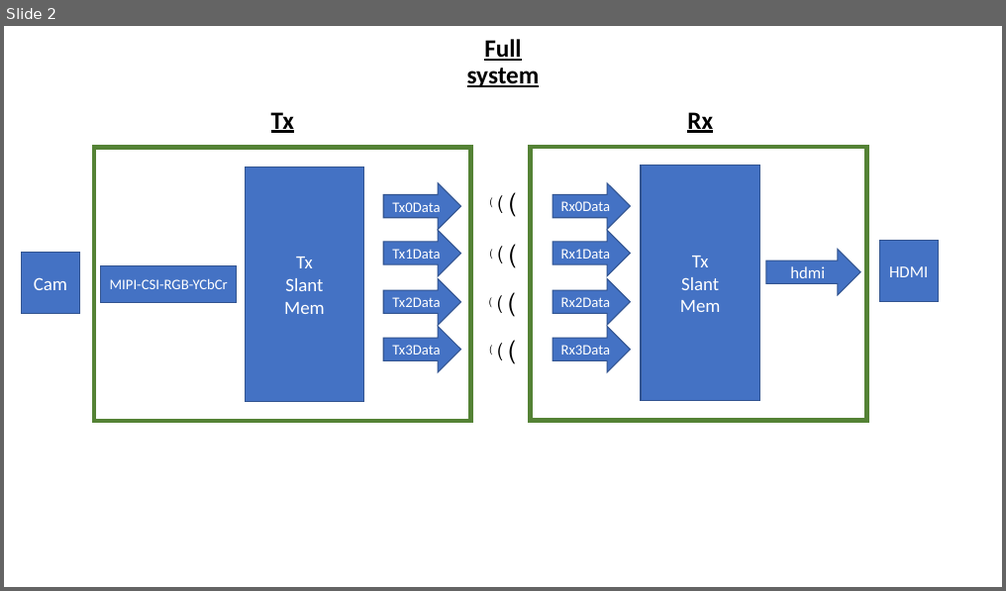
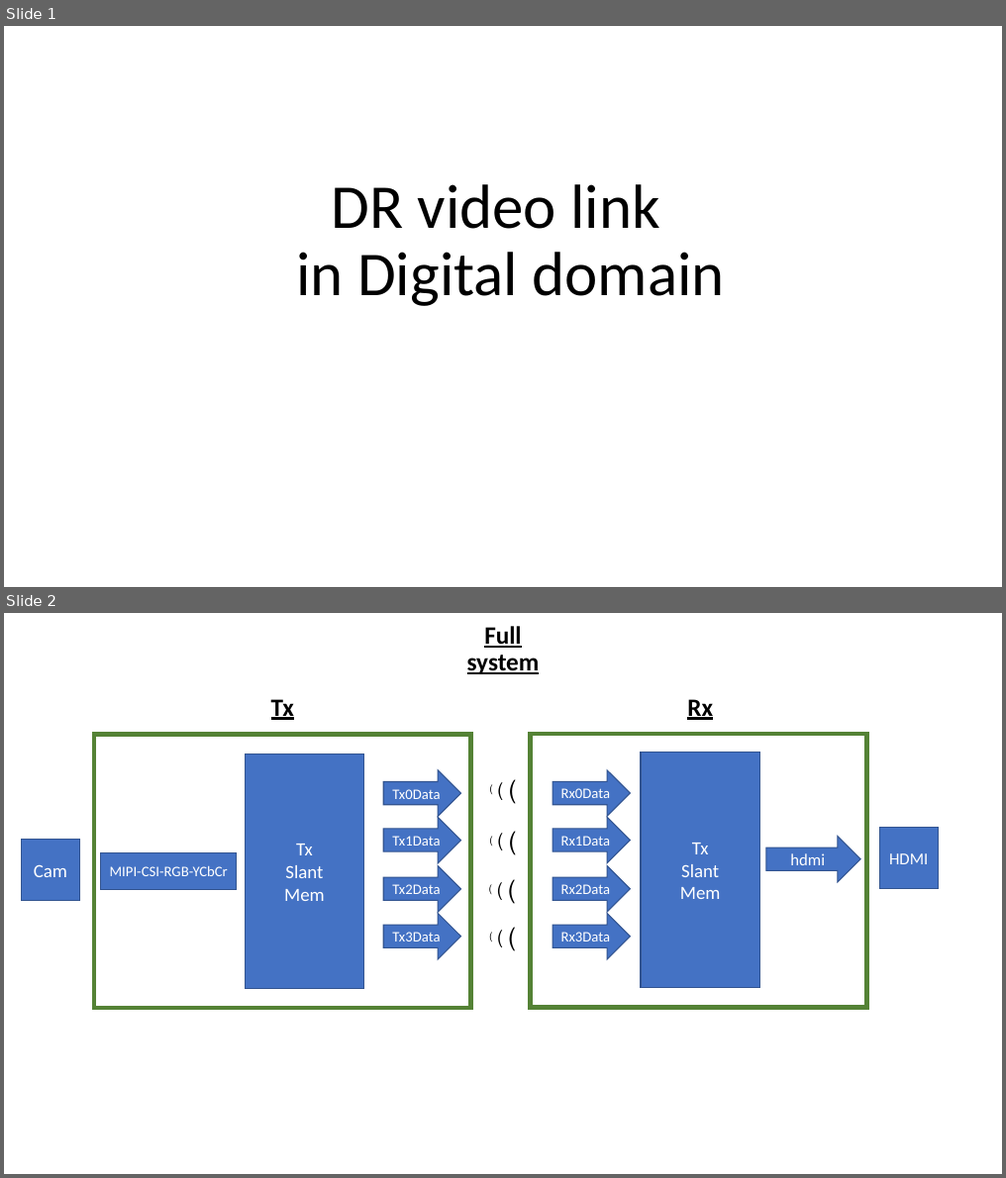
Before and after one commit to zahike/Drone_cam, a slide deck: scripts/Drone_Cam_Proj.pptx. Shown one above the other, each under a label of ours: slide 2 before the commit, slides 1 and 2 after it. The pictures are 1006x591 and 1006x1178 pixels, drawn with LibreOffice and Linux fonts; fonts in the diff are those of the drawing. Boxes give left, top, right and bottom in pixels: in the first picture for what was removed or moved away, otherwise in the second. Text is boxed around its words. In the diff, an @@ line names an element or a change of style, - is before the commit and + after.

```diff
--- a/scripts/Drone_Cam_Proj.pptx
+++ b/scripts/Drone_Cam_Proj.pptx
@@ slide 1 added at box(4, 26, 1002, 587), background #FFFFFF @@
@@ title added at box(296, 184, 725, 306), 60 pt, text #000000 @@
+DR video link
+in Digital domain
```
Also in this commit, not shown: 1 slide removed, 1 other file.
